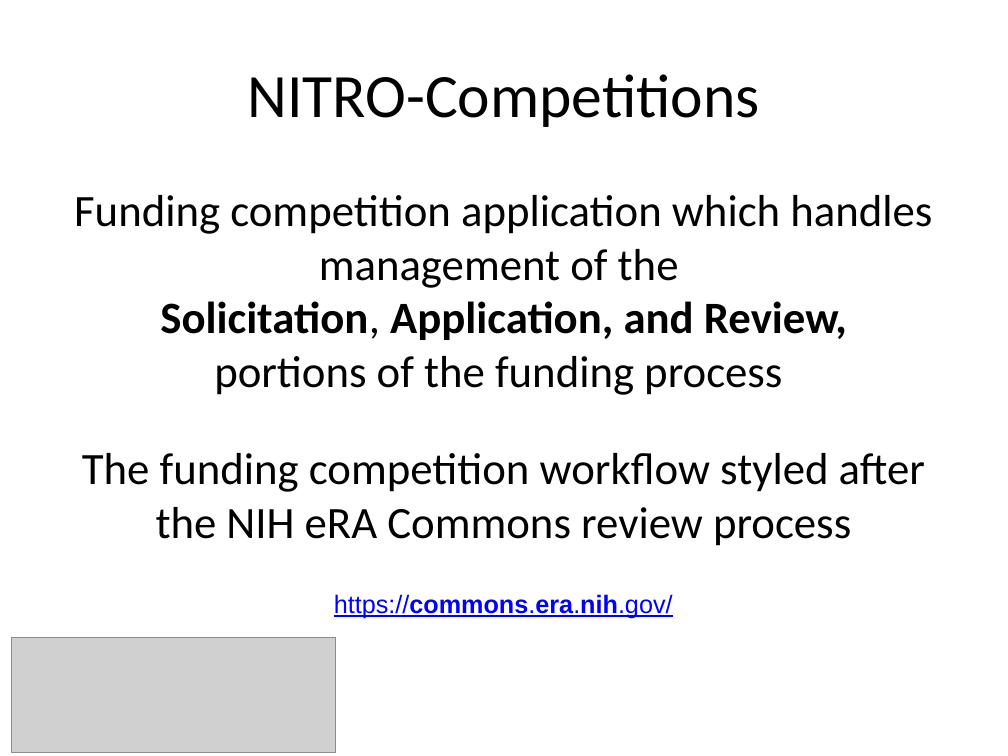
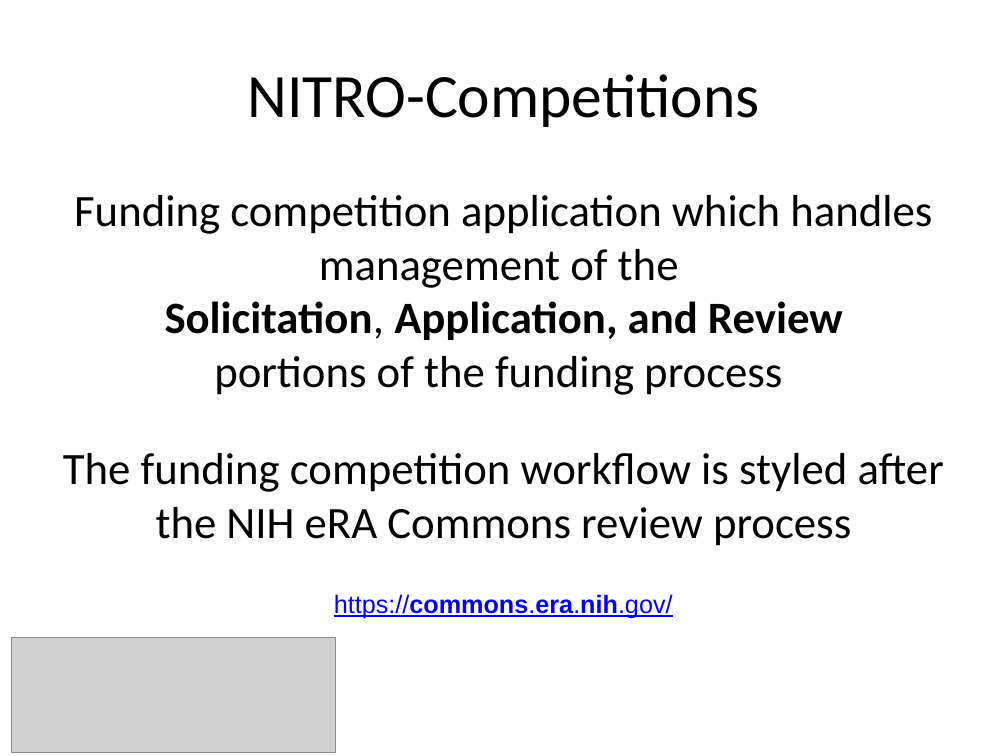
Before and after one commit to NUBIC/nitro-competitions, a slide deck: slide 6 of doc/presentations/20141107_NITRO-Competitions_CTS-AMIA.pptx. Drawn at 1008x756 pixels with LibreOffice and Linux fonts; fonts in the diff are those of the drawing; grey boxes stand for pictures; background and template pictures are left out. Boxes give left, top, right and bottom in pixels: in the first picture for what was removed or moved away, otherwise in the second. Text is boxed around its words. In the diff, an @@ line names an element or a change of style, - is before the commit and + after.

```diff
--- a/doc/presentations/20141107_NITRO-Competitions_CTS-AMIA.pptx
+++ b/doc/presentations/20141107_NITRO-Competitions_CTS-AMIA.pptx
@@ text at (74, 195, 932, 395): text changed @@
-Funding competition application which handles management of the
-Solicitation, Application, and Review,
-portions of the funding process
+Funding competition application which handles management of the
+Solicitation, Application, and Review
+portions of the funding process
@@ text at (63, 453, 944, 546): text changed @@
-The funding competition workflow styled after the NIH eRA Commons review process
+The funding competition workflow is styled after the NIH eRA Commons review process
```
Also in this commit, not shown: 10 other slides changed.
